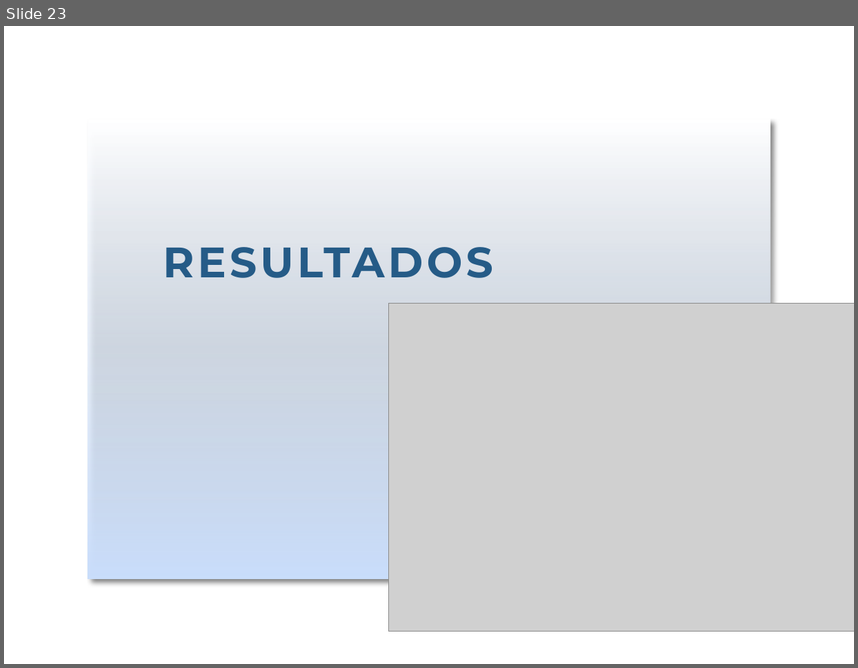
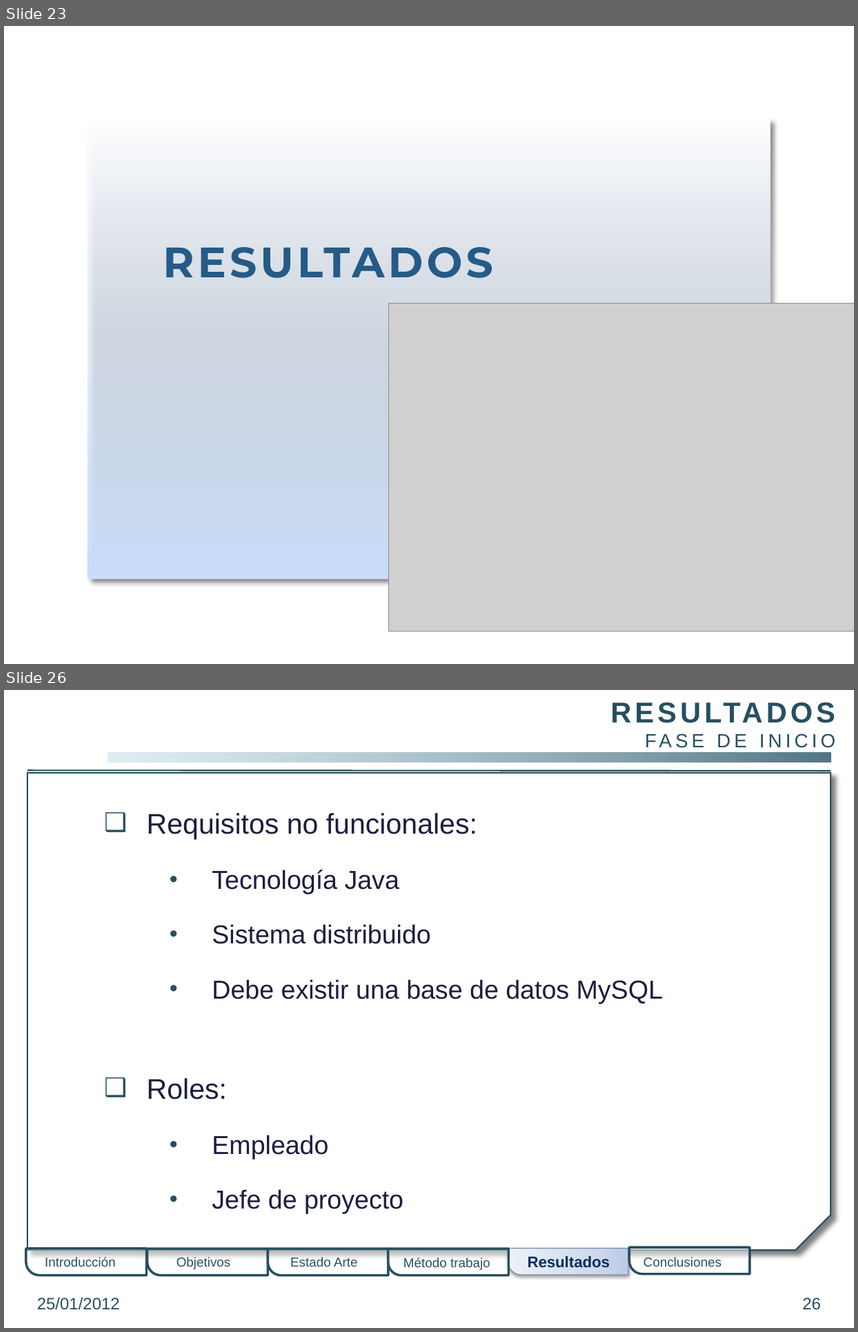
Before and after one commit to gangadhar001/repo-pfc, a slide deck: PFC/Presentacion/PresentacionPFC.pptx. Shown one above the other, each under a label of ours: slide 23 before the commit, slides 23 and 26 after it; the slides between them are not shown. The pictures are 858x668 and 858x1332 pixels, drawn with LibreOffice and Linux fonts; fonts in the diff are those of the drawing; grey boxes stand for pictures; background and template pictures are left out. Boxes give left, top, right and bottom in pixels: in the first picture for what was removed or moved away, otherwise in the second. Text is boxed around its words. In the diff, an @@ line names an element or a change of style, - is before the commit and + after.

Commit message:
- Presentacion: escribiendo resultados

```diff
--- a/PFC/Presentacion/PresentacionPFC.pptx
+++ b/PFC/Presentacion/PresentacionPFC.pptx
@@ slide 26 added at bbox=[4, 690, 854, 1328], background picture (left out) @@
@@ line added from (27, 770) to (831, 771), #274F5F 1.25 pt @@
@@ rectangle added at bbox=[107, 753, 831, 762], fill gradient #D0E5EC to #547785 @@
@@ snip rect added at bbox=[27, 773, 831, 1250], fill #FFFFFF, outline #274F5F 1.25 pt @@
@@ text added at bbox=[147, 813, 663, 1214], 22 pt, text #1B1E3E @@
+❑ Requisitos no funcionales:
+  • Tecnología Java
+  • Sistema distribuido
+  • Debe existir una base de datos MySQL
+❑ Roles:
+  • Empleado
+  • Jefe de proyecto
@@ text added at bbox=[470, 979, 499, 999], 16.2 pt, text #274F5F @@
+RESULTADOS
+FASE DE INICIO
@@ round rect added at bbox=[25, 1248, 146, 1274], fill #FFFFFF at 50% opacity, outline #274F5F 2 pt @@
@@ round rect added at bbox=[508, 1248, 628, 1274], fill gradient #BFCDE7 to #D2DBED to #EDF1F9, outline #7B8CA6 0.75 pt @@
@@ round rect added at bbox=[629, 1248, 750, 1274], fill #FFFFFF at 50% opacity, outline #274F5F 2 pt @@
@@ text added at bbox=[45, 1256, 116, 1266], 11 pt, text #274F5F @@
+Introducción
@@ round rect added at bbox=[148, 1249, 268, 1275], fill #FFFFFF at 50% opacity, outline #274F5F 2 pt @@
@@ text added at bbox=[176, 1256, 231, 1269], 11 pt, text #274F5F @@
+Objetivos
@@ round rect added at bbox=[268, 1249, 388, 1275], fill #FFFFFF at 50% opacity, outline #274F5F 2 pt @@
@@ text added at bbox=[290, 1256, 358, 1266], 11 pt, text #274F5F @@
+Estado Arte
@@ round rect added at bbox=[388, 1249, 508, 1275], fill #FFFFFF at 50% opacity, outline #274F5F 2 pt @@
@@ text added at bbox=[404, 1257, 490, 1270], 11 pt, text #274F5F @@
+Método trabajo
@@ text added at bbox=[528, 1256, 611, 1268], 13 pt, text #072C62, bold @@
+Resultados
@@ text added at bbox=[644, 1256, 722, 1266], 11 pt, text #274F5F @@
+Conclusiones
@@ text added at bbox=[37, 1297, 120, 1310], 14 pt, text #274F5F @@
+25/01/2012
@@ page number added at bbox=[802, 1297, 821, 1310], 14 pt, text #274F5F @@
+26
```
Also in this commit, not shown: 21 slides changed, 10 other slides added.
